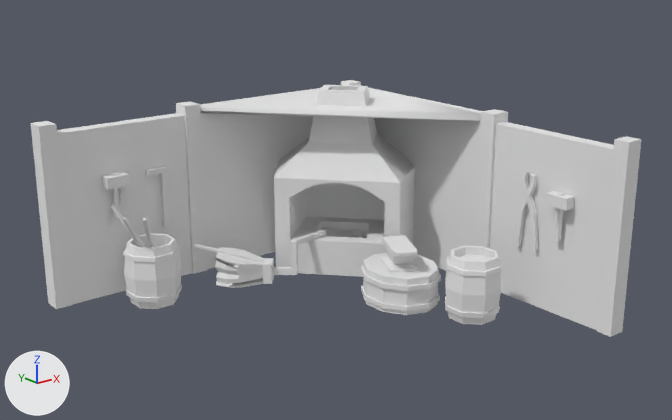
Before and after pictures for a commit that changed the FBX model buildings/smith/3d/smithy/smithy_3.fbx.
Both versions are drawn from a 50 mm camera at (2.75, -3.9, 1.7) aimed at (5.16, -0.88, 0.49). Arrows for +X, +Y and +Z are at lower left; the lights stay in place. Vertices at the same position are counted once.

The first picture shows 'anvil.002', 'barrel.001', 'barrel.002', 'bellows.002', 'hammer.001', 'hammer.002', 'oven.001', 'poker', 'stump.002', 'ticks left.001', 'wall'.
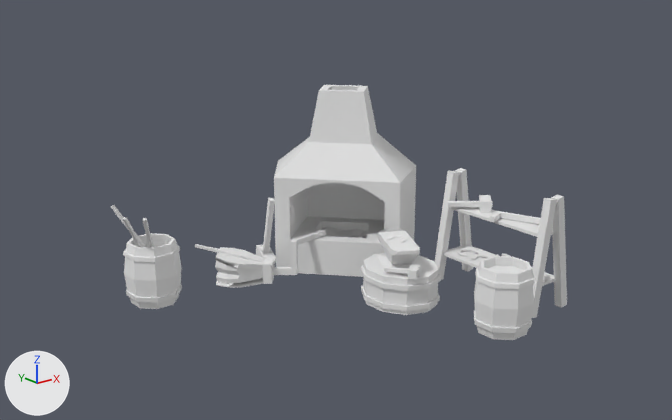
What differs and where, as boxes (x1, y1, x2, y2) in the pictures (672 x 420 px):
'wall', deleted: before (31, 80, 641, 337)
'barrel.001', moved: before (445, 246, 502, 325); after (473, 256, 535, 340)
'shelving', added: after (435, 168, 567, 318)
'anvil.002', moved, rescaled: before (381, 233, 418, 272); after (377, 227, 420, 269)
'hammer.001', reshaped, moved (48% wider, 63% shorter): before (545, 191, 575, 241); after (448, 195, 493, 213)
'ticks left.001', reshaped, moved: before (515, 173, 539, 251); after (495, 254, 550, 282)
'poker', moved: before (146, 166, 170, 228); after (490, 211, 540, 224)
'hammer.002', moved: before (102, 172, 130, 219); after (384, 264, 420, 280)
'hammer.003', added: after (256, 198, 276, 267)
'horseshoe 3', added: after (386, 235, 407, 243)
'horseshoe 2', added: after (471, 254, 491, 260)

What the commit changed:
me_cube_014 has 48 vertices, 42 faces and spans x -0.013..0.013, y -0.066..0.055, z -0.23..0.121.
me_cube_014 is used by ob_ticks_left_001; location (5.914, -1.315, 0.498).
me_cube_014 part 1: the whole mesh is multiplied about the mesh origin by the matrix ((-0.016, 0.957, 0.289), (0.005, -0.289, 0.957), (1.0, 0.017, 0.0)).
me_cube_012 has 20 vertices, 19 faces and spans x -0.027..0.027, y -0.056..0.055, z -0.144..0.069.
me_cube_012 is used by ob_hammer_001; location (5.899, -1.496, 0.505).
me_cube_012 part 2: the whole mesh is multiplied about the mesh origin by the matrix ((0.013, 0.691, 0.723), (-0.022, 0.723, -0.69), (-1.0, -0.007, 0.025)).
Mesh me_circle_006 is new.
It has 28 vertices, 16 faces and spans x -0.0506..0.0452, y -0.0541..0.0412, z 0.0..0.0074.
It uses material mat_material_006 (white #e7e7e7).
Mesh me_cube_029 is new.
It has 28 vertices, 27 faces and spans x -0.055..0.053, y -0.092..0.107, z -0.09..0.279.
It uses material mat_material_006 (white #e7e7e7).
Mesh me_cube_023 is new.
It has 48 vertices, 36 faces and spans x -0.124..0.126, y -0.315..0.312, z -0.263..0.276.
It uses material mat_material_006 (white #e7e7e7).
Mesh me_circle_007 is new.
It has 28 vertices, 16 faces and spans x -0.0506..0.0452, y -0.0541..0.0412, z 0.0..0.0074.
It uses material mat_material_006 (white #e7e7e7).
Object 'ticks left.001' (ob_ticks_left_001) moves from (5.914, -1.315, 0.498) to (5.957, -1.211, 0.149).
Object 'anvil.002' (ob_anvil_002) moves from (5.494, -0.926, 0.233) to (5.507, -0.906, 0.233).
Object 'anvil.002' (ob_anvil_002) is rescaled from (1.0, 1.0, 1.0) to (1.18, 1.18, 1.18).
Object 'wall' (ob_wall) is deleted.
Object 'barrel.001' (ob_barrel_001) moves from (5.64, -1.256, 0.16) to (5.571, -1.495, 0.194).
Object 'hammer.001' (ob_hammer_001) moves from (5.899, -1.496, 0.505) to (5.94, -0.991, 0.397).
Object 'hammer.002' (ob_hammer_002) moves from (4.527, -0.063, 0.52) to (5.429, -1.059, 0.196).
Object 'poker' (ob_poker) moves from (4.755, -0.049, 0.491) to (5.924, -1.217, 0.385).
Object 'horseshoe 2' (ob_horseshoe_2) is new; it shows me_circle_006.
Its location is (5.917, -1.048, 0.139).
Object 'hammer.003' (ob_hammer_003) is new; it shows me_cube_029.
Its location is (5.276, -0.165, 0.084).
Object 'shelving' (ob_shelving) is new; it shows me_cube_023.
Its location is (5.931, -1.146, 0.259).
Object 'horseshoe 3' (ob_horseshoe_3) is new; it shows me_circle_007.
Its location is (5.504, -0.899, 0.286).
